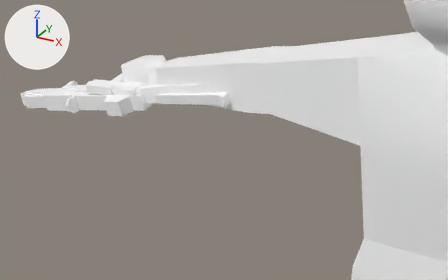
The glTF model assets/models/exports/Agent.gltf as it was, and as the next commit left it.
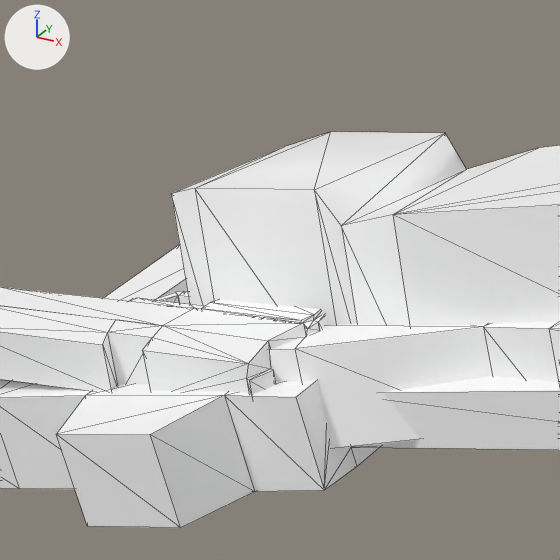
Each version appears first from a camera (50 mm lens) standing at (0.082, -0.746, 1.033) and looking at (-0.354, 0.047, 0.636), and next in a close-up on the part from 21% to 40% of the width and 12% to 43% of the height. Arrows for +X, +Y and +Z are at upper left; the lights stay in place. The close-ups show mesh edges as thin lines. Where no turn or scale is listed for an object, it has been applied to the vertices.

Names of what the first close-up shows: 'Mesh', 'Pistol', 'Rifle', 'Shotgun'.
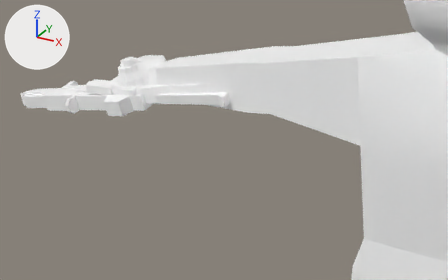
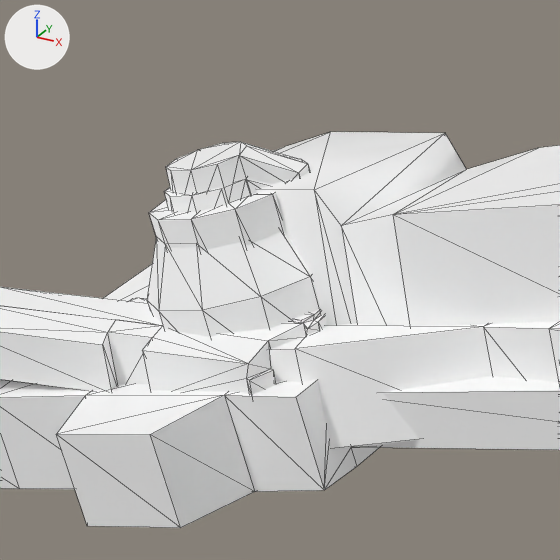
Commit message: not sure how the grenades disappeared

Where the change shows, as pixel boxes [x1, y1, x2, y2] in the close-ups (560 x 560 px):
```json
{"object": "GrenadeFrag", "change": "added", "after": [147, 178, 320, 337]}
{"object": "GrenadeSmoke", "change": "added", "after": [149, 142, 310, 251]}
```

Edits to the scene script, one JSON object a line:
```json
{"op": "add", "block": "me_cube_003", "code": ["me_cube_003 = bpy.data.meshes.new('Cube.003')", "me_cube_003.from_pydata(...)  # 140 vertices, 272 faces; spans x -0.0226..0.0226, y -0.0191..0.0227, z -0.0304..0.0391", "# faces by material slot: [136, 136]", "me_cube_003.materials.append(mat_weaponsolids)  # picture img_palettething", "me_cube_003.materials.append(mat_solidifyoutline)  # white #ffffff"]}
{"op": "add", "block": "me_cube_005", "code": ["me_cube_005 = bpy.data.meshes.new('Cube.005')", "me_cube_005.from_pydata(...)  # 180 vertices, 352 faces; spans x -0.0246..0.0244, y -0.0234..0.0312, z -0.0298..0.0335", "# faces by material slot: [176, 176]", "me_cube_005.materials.append(mat_weaponsolids)  # picture img_palettething", "me_cube_005.materials.append(mat_solidifyoutline)  # white #ffffff"]}
{"op": "add", "block": "ob_grenadesmoke", "code": ["ob_grenadesmoke = bpy.data.objects.new('GrenadeSmoke', me_cube_003)", "ob_grenadesmoke.location = (-0.4971, 0.0086, 0.7217)"]}
{"op": "add", "block": "ob_grenadefrag", "code": ["ob_grenadefrag = bpy.data.objects.new('GrenadeFrag', me_cube_005)", "ob_grenadefrag.location = (-0.4971, 0.0086, 0.7217)"]}
```
